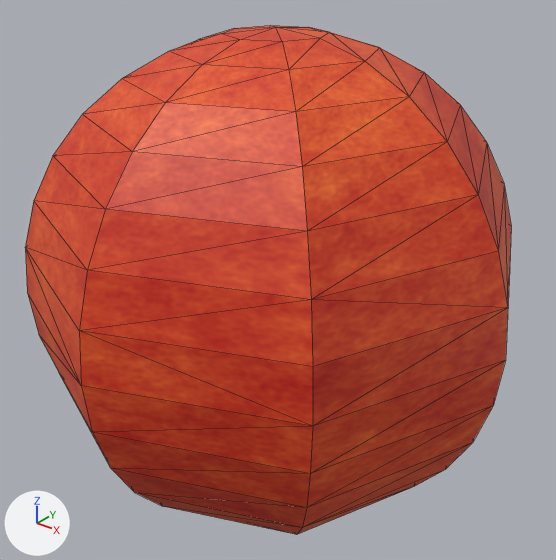
The OBJ model DirectXGame/Resources/Bomb/Bomb.obj, before and after one commit.
Before and after are seen from a 50 mm lens placed at (1.797, -2.234, 1.388), pointed at (0.006, 0.005, 0.0). The axes (+X, +Y, +Z) are drawn at lower left. The lights are the same throughout. Mesh edges are drawn as thin lines. Where no turn or scale is listed for an object, it has been applied to the vertices.

The first picture shows '球'.
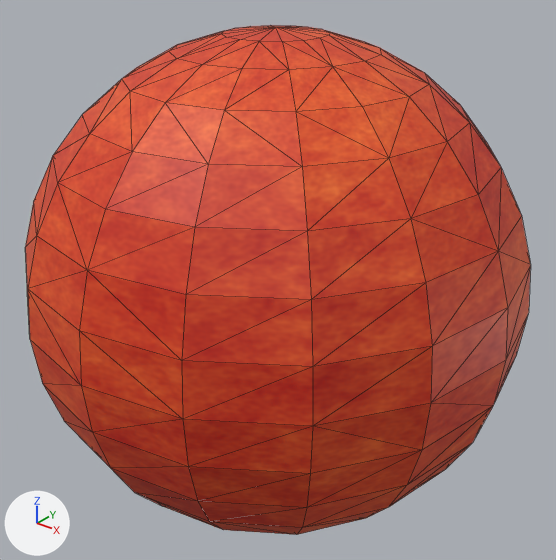
The newer file is also rescaled (x50.0) as a whole; pictures and numbers use the older file's frame.

Changed parts and their boxes [x1, y1, x2, y2] in the pictures (556 x 560 px):
'球', reshaped
    before: [25, 25, 511, 534]
    after: [25, 25, 531, 535]
part 1 of me_球, added (red)
    after: [25, 25, 531, 535]

What the commit changed:
me_球 is used by ob_球; location (0.0, 0.0, 0.0).
me_球 had 122 vertices, 240 faces and spanned x -1.0..1.0, y -1.0..1.0, z -1.0..1.0.
me_球 now has 242 vertices, 480 faces and spans x -1.0..1.0, y -1.0..1.0, z -1.0..1.0.
me_球 part 1: 120 vertices added at x -0.92..0.92, y -0.92..0.92, z -0.98..0.98.
